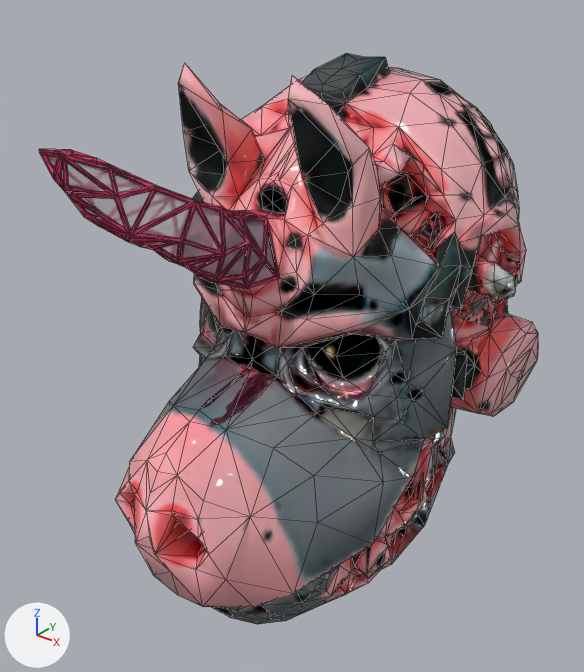
One commit to the glTF model Unibrowserloadicorn.glb: the scene before it, then after it.
Before and after are seen from a camera (50 mm lens) standing at (1.51, -1.96, 1.24) and looking at (-0.04, -0.02, 0.04). The lights are fixed; the arrows at lower left show +X, +Y and +Z. Mesh edges are drawn as thin lines. Where no turn or scale is listed for an object, it has been applied to the vertices. Vertices at the same position are counted once.
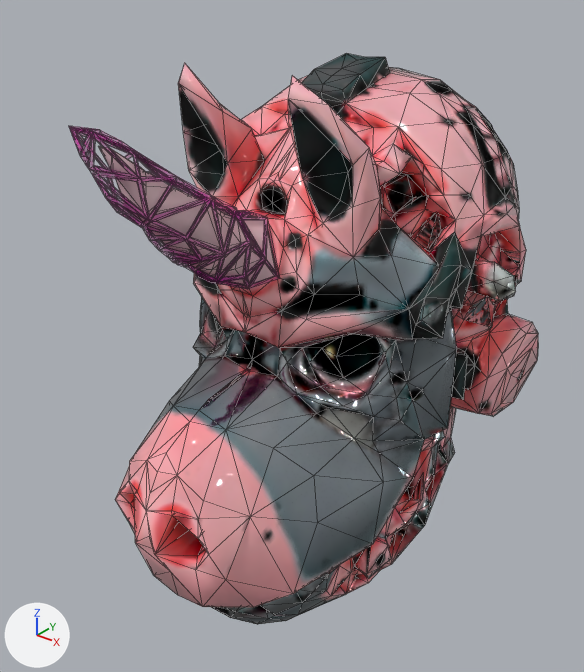
The change, as a list of edits to the scene's bpy script:
```text
Change mat_material_002:
    mat_material_002.alpha: 0.338 -> 0.931
Change mat_material_003:
    mat_material_003.base_color: (0.8, 0.0473, 0.185) -> (0.8, 0.0473, 0.531)  # pink #e73d77 -> pink #e73dc1
    mat_material_003.alpha: 1.0 -> 0.338
Change me_mesh1_001:
    used by ob_mesh1_001; location = (0.0, 0.0, 0.0)
    remove me_mesh1_001.from_pydata(...)  # 1452 vertices, 2936 faces; spans x -0.64..0.64, y -0.93..0.92, z -0.94..0.94
    add me_mesh1_001.from_pydata(...)  # 1452 vertices, 2936 faces; spans x -0.64..0.64, y -0.78..0.92, z -0.94..0.94
    me_mesh1_001 part 1: 49 of 1452 vertices moved; they spanned x -0.09..0.09, y -0.93..-0.3, z 0.39..0.83 and now span x -0.07..0.07, y -0.78..-0.29, z 0.4..0.82; mean shift (0.0, 0.05, 0.0); largest move (0.0, -0.93, 0.83) -> (0.0, -0.78, 0.82)
Change me_mesh1_002:
    used by ob_mesh1_002; location = (0.0, -0.529, 0.552)
    remove me_mesh1_002.from_pydata(...)  # 490 vertices, 1440 faces; spans x -0.132..0.132, y -0.411..0.279, z -0.215..0.285
    add me_mesh1_002.from_pydata(...)  # 490 vertices, 1440 faces; spans x -0.132..0.132, y -0.326..0.279, z -0.215..0.324
    me_mesh1_002 part 2: 322 of 490 vertices moved; they spanned x -0.088..0.088, y -0.411..0.23, z -0.099..0.285 and now span x -0.087..0.087, y -0.326..0.231, z -0.098..0.324; mean shift (0.0, 0.049, 0.01); largest move (-0.008, 0.152, 0.012) -> (0.033, 0.08, 0.056)
```

Where the change shows, as pixel boxes [x1, y1, x2, y2] in the pictures (584 x 672 px; the box of a moved part takes in the faces that stretch with it):
'Mesh1.001', surface changed, reshaped (10% narrower)
    before: [47, 53, 538, 624]
    after: [98, 53, 538, 624]
'Mesh1.002', recoloured, surface changed, reshaped (12% narrower, 16% taller)
    before: [39, 149, 280, 289]
    after: [69, 126, 280, 289]
part 1 of me_mesh1_001, moved or reshaped
    before: [47, 156, 261, 285]
    after: [98, 146, 261, 285]
part 2 of me_mesh1_002, moved or reshaped
    before: [39, 149, 267, 272]
    after: [69, 126, 267, 272]
